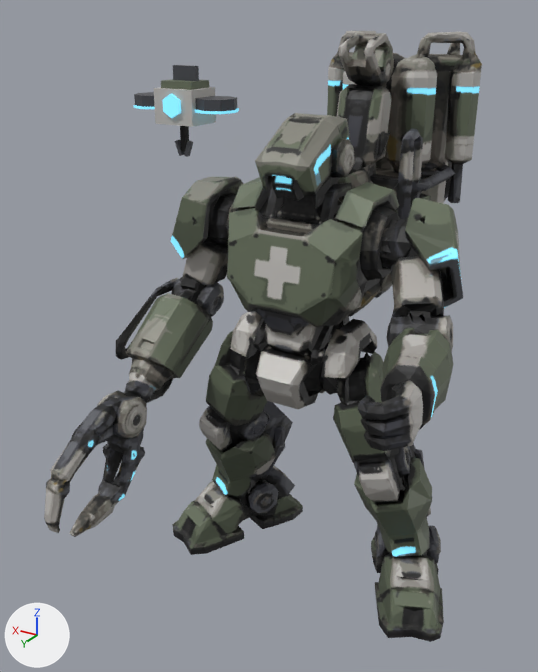
Renders of the glTF model apps/agent-city/ui/src/assets/mecha/support.glb from each side of a commit.
Before and after are seen from a 50 mm lens placed at (-10.3, 20.8, 18.9), pointed at (1.3, 1.4, 9.2). The axes (+X, +Y, +Z) are drawn at lower left. The lights are the same throughout. The older version comes first. Both versions are drawn at frame 7 of the action 'attack'; the numbers are the values there.

Before the edit, the objects in view are built like this:
```python
me_mesh_1 = bpy.data.meshes.new('Mesh_1')
me_mesh_1.from_pydata(...)  # 124 vertices, 204 faces; spans x 31495.0..45483.0, y -32696.0..-27447.0, z 51955.0..62033.0
me_mesh_1.materials.append(mat_armor_palette)
ob_body = bpy.data.objects.new('body', None)
ob_body.parent = ob_visual
ob_body.location = (0.0, 1.401, 9.653)
ob_forearm_l = bpy.data.objects.new('forearm_l', None)
ob_forearm_l.parent = ob_upper_arm_l
ob_forearm_l.location = (-2.153, -0.127, -3.072)
ob_forearm_l.rotation_euler = (0.287, 0.0, 0.0)  # degrees (16, 0, 0)
ob_mesh_1 = bpy.data.objects.new('Mesh_1', me_mesh_1)
ob_mesh_1.parent = ob_drone_armor
ob_mesh_1.location = (-5.707, 8.866, 0.0)
ob_mesh_1.scale = (0.000281, 0.000281, 0.000281)
ob_upper_arm_l = bpy.data.objects.new('upper_arm_l', None)
ob_upper_arm_l.parent = ob_body
ob_upper_arm_l.location = (-2.539, -0.404, 3.144)
ob_upper_arm_l.rotation_euler = (0.986, 0.0, 0.0)  # degrees (56, 0, 0)
# also in view: 'Mesh_7' at (3.7, 1.0, 12.2); 'Mesh_10' at (-2.5, 1.3, 6.9); 'Mesh_2' at (0.0, 1.5, 14.9); 'Mesh_0' at (0.0, -1.8, 12.9); 'Mesh_13' at (2.5, 1.3, 6.9)
```
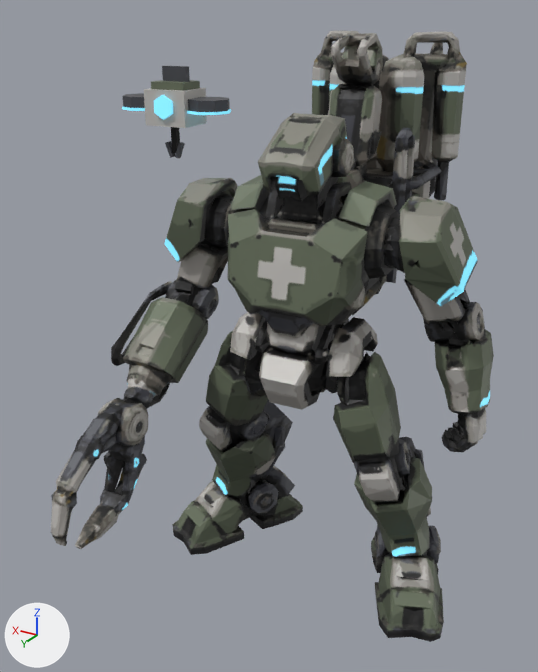
ob_body is not drawn itself; it is the parent of ob_body_armor, ob_drone, ob_head, ob_upper_arm_l, ob_upper_arm_r.
ob_upper_arm_l is not drawn itself; it is the parent of ob_forearm_l, ob_upper_arm_l_armor.
ob_forearm_l is not drawn itself; it is the parent of ob_forearm_l_armor.

The change, as JSON lines over the scene's bpy script:
```json
{"op": "set", "path": "ob_body.rotation_euler", "old": "(0.0, 0.0, 0.0)", "new": "(0.0, 0.0, 0.0821)", "note": "degrees (0, 0, 0) -> degrees (0, 0, 4.7)"}
{"op": "set", "path": "ob_upper_arm_l.rotation_euler", "old": "(0.986, 0.0, 0.0)", "new": "(-0.25, 0.0, 0.0)", "note": "degrees (56, 0, 0) -> degrees (-14, 0, 0)"}
{"op": "set", "path": "ob_forearm_l.rotation_euler", "old": "(0.287, 0.0, 0.0)", "new": "(0.00632, 0.0, 0.0)", "note": "degrees (16, 0, 0) -> degrees (0.4, 0, 0)"}
```

Location of each change, (x1, y1, x2, y2) in pixels of the pictures (538 x 672 px):
```json
{"object": "Mesh_0", "change": "turned", "before": [223, 31, 482, 409], "after": [219, 30, 467, 410]}
{"object": "Mesh_3", "change": "turned", "before": [358, 328, 454, 451], "after": [434, 308, 494, 452]}
{"object": "Mesh_4", "change": "turned", "before": [380, 198, 463, 352], "after": [384, 196, 484, 346]}
{"object": "Mesh_6", "change": "turned", "before": [44, 390, 147, 537], "after": [51, 398, 148, 549]}
{"object": "Mesh_5", "change": "turned", "before": [115, 277, 224, 405], "after": [111, 279, 219, 408]}
{"object": "Mesh_2", "change": "turned", "before": [255, 113, 355, 225], "after": [258, 113, 355, 224]}
{"object": "Mesh_7", "change": "turned", "before": [171, 176, 243, 292], "after": [165, 178, 238, 295]}
{"object": "Mesh_1", "change": "turned", "before": [134, 65, 239, 157], "after": [122, 66, 231, 158]}
```
